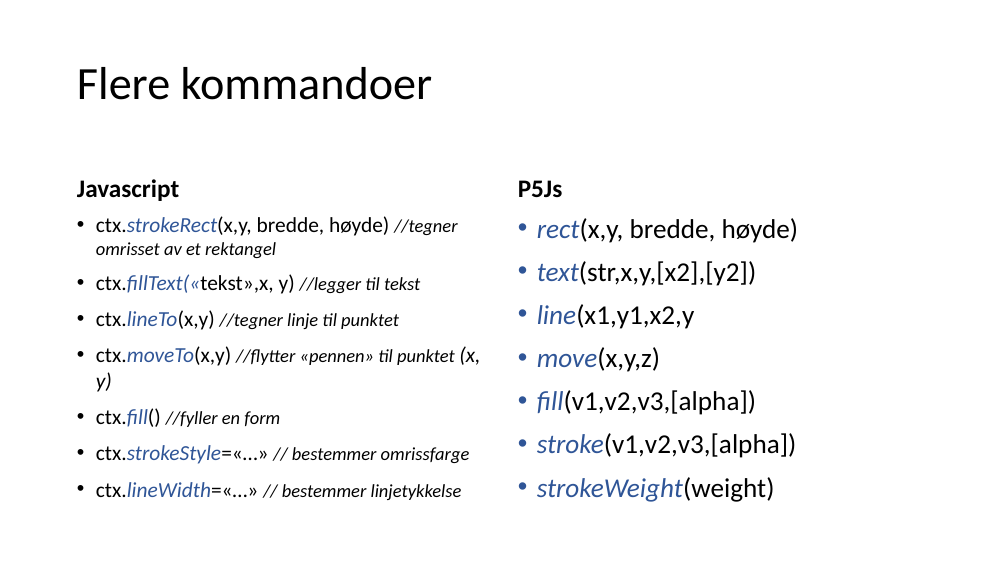
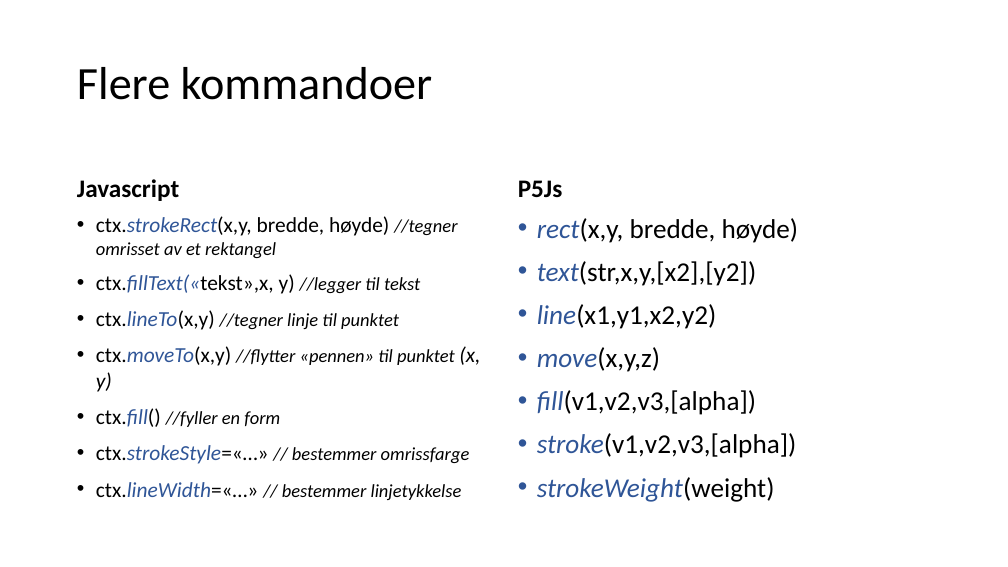
Before and after one commit to AizanM/IT2, a slide deck: slide 16 of Uke 36/Uke 36.pptx (slide 13 before the commit). Drawn at 1008x567 pixels with LibreOffice and Linux fonts; fonts in the diff are those of the drawing. Boxes give left, top, right and bottom in pixels: in the first picture for what was removed or moved away, otherwise in the second. Text is boxed around its words. In the diff, an @@ line names an element or a change of style, - is before the commit and + after.

```diff
--- a/Uke 36/Uke 36.pptx
+++ b/Uke 36/Uke 36.pptx
@@ text at <box>537,304,717,329</box>: text changed @@
-• line(x1,y1,x2,y
+• line(x1,y1,x2,y2)
```
Also in this commit, not shown: 3 other slides changed, 4 slides added, 1 slide removed, 1 other file.
